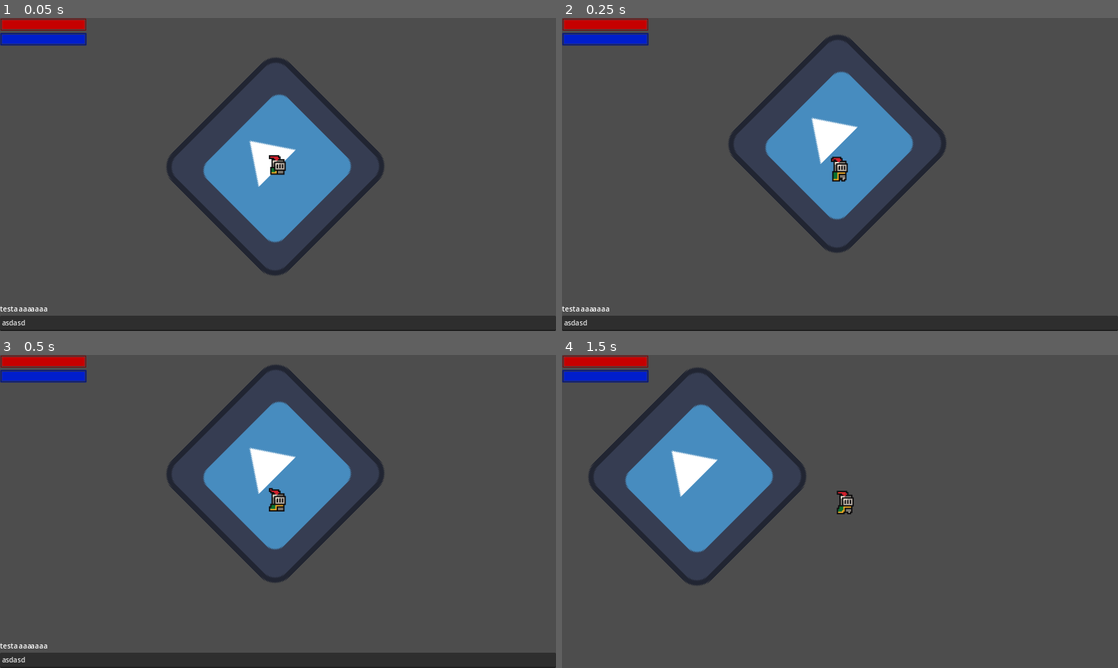
Above: before the commit, frames 1-4 (two rows, left to right).
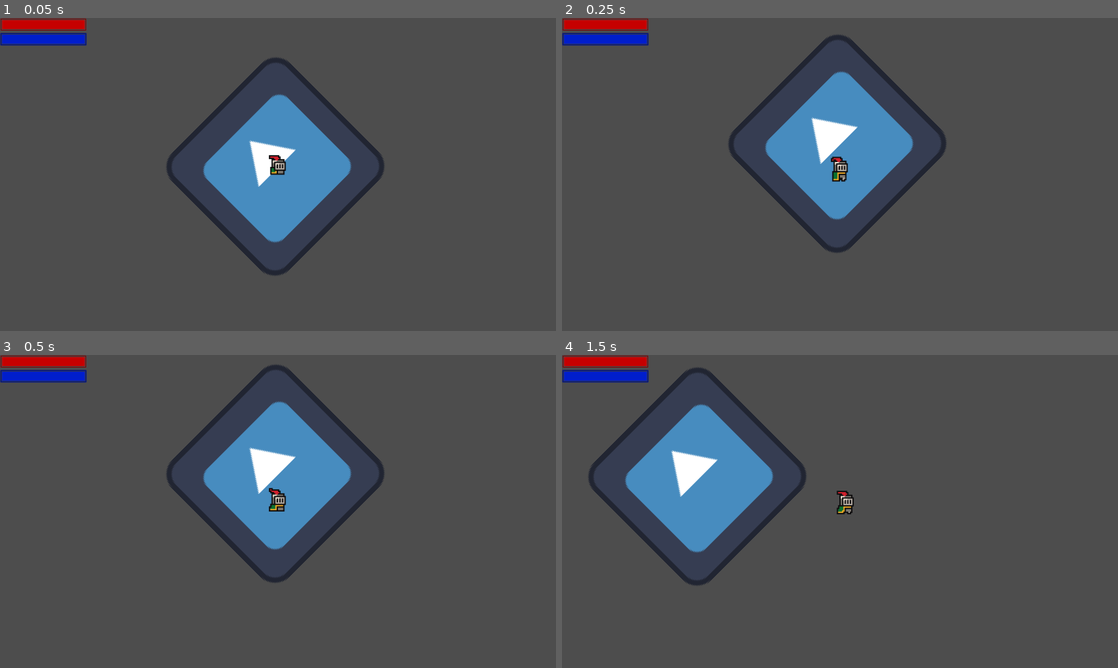
Above: after the commit, the same moments.

Repository: ToastedTeam/CaveGame
Game: Godot game, scene res://scenes/main.tscn
Two runs of this game, one before a commit and one after it. Both use one fixed random seed, a clock stepped at 60 frames per second and the inputs below. The engine's default icon, where the game draws it, is replaced by a stand-in: a white triangle on a blue panel in a dark square.
Inputs:
- Up to frame 1 (0.05 s): no input
- Up to frame 2 (0.25 s): no input
- Up to frame 3 (0.5 s): no input
- Up to frame 4 (1.5 s): tap Enter (ui_accept) at 0.5, 1.35 s; hold Enter (ui_accept) 0.53-1.28 s; hold Right (player_move_right) from 0.53 s (still down); tap Up (player_jump) at 0.77 s

The runs differ from the first frame. In frame 1, 5.0% of the frame differs, in the area x 0-100%, y 92-100%; in frame 2, 5.0%; in frame 3, 5.0%; in frame 4, nothing differs.
Error before the commit: Parse Error: Identifier "asdasd" not declared in the current scope.

Commit message:
Implement game pausing to prevent accidental inputs Also add "global" values that can be referenced within executed script

Diff:
--- a/scenes/interface.tscn
+++ b/scenes/interface.tscn
@@ -29,6 +29,8 @@
 layout_mode = 2
 
 [node name="DebugConsole" type="VBoxContainer" parent="."]
+process_mode = 3
+visible = false
 anchors_preset = 15
 anchor_right = 1.0
 anchor_bottom = 1.0
@@ -40,11 +42,9 @@
 [node name="Log" type="RichTextLabel" parent="DebugConsole"]
 layout_mode = 2
 bbcode_enabled = true
-text = "testa aaaaaaa"
 fit_content = true
 
 [node name="Command" type="TextEdit" parent="DebugConsole"]
 layout_mode = 2
-text = "asdasd"
-placeholder_text = "asdasd"
+placeholder_text = "Write GDScript here"
 scroll_fit_content_height = true
--- a/scripts/Log.gd
+++ b/scripts/Log.gd
@@ -4,6 +4,7 @@
 static var log = ""
 static var LogObject: RichTextLabel
 
-static func info(msg: String):
-	LogObject.append_text("\n" + msg);
+static func info(msg):
+	LogObject.append_text("\n" + str(msg));
+	print(str(msg))
 	pass
--- a/scripts/debug_console.gd
+++ b/scripts/debug_console.gd
@@ -9,26 +9,31 @@
 func eval_code(code):
 	var script = GDScript.new()
 	script.source_code += "extends Node\n"
-	script.source_code += "static func _eval():\n\tpass"
+	script.source_code += "static func _eval(root: Node, player: Node2D):\n\tpass"
 	for line in code.split("\n"):
 		script.source_code += "\n\t" + line
 	# Reload the script since setting the source_code doesn't recompile it, according to the docs
 	script.reload()
-	return script._eval()
+	var var_root = get_tree().root
+	var var_player = var_root.find_child("Player", true, false)
+	return script._eval(var_root, var_player)
 
 func _unhandled_input(event: InputEvent) -> void:
 	if event.is_action_pressed("debug_console") and not visible:
 		print("opening console")
+		get_tree().paused = true
 		show()
 		$Command.grab_focus()
 		return
 	elif event.is_action_pressed("ui_cancel") and visible:
 		print("closing console")
+		get_tree().paused = false
 		hide()
 		return
 	elif event.is_action_pressed("ui_accept") and visible:
 		print("running script")
 		eval_code($Command.text)
+		get_tree().paused = false
 		hide()
 		return
 	if visible:
